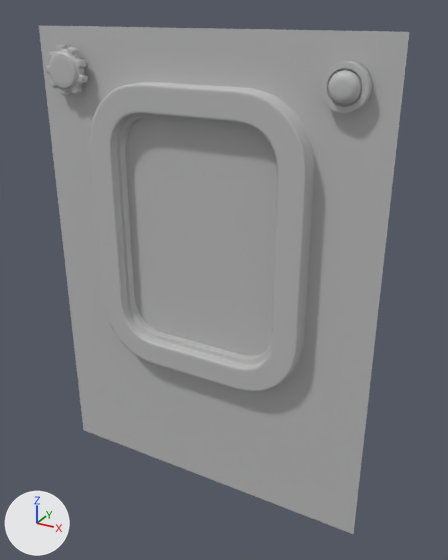
What one commit did to the FBX model Assets/eLIAHiMPORTS/HAGASHA ASSETS/Models/VehicleDoor.fbx.
One viewpoint serves both versions: a 50 mm lens placed at (1.6, -2.68, 2.71), pointed at (0.12, 0.01, 1.36). The axes (+X, +Y, +Z) are drawn at lower left. The lights are the same throughout. The first picture is the older version. Where no turn or scale is listed for an object, it has been applied to the vertices. Vertices at exactly the same position are counted once.

In view in the first picture: 'Button.001', 'ButtonLight.001', 'Gear.001', 'Glass.001', 'MetalWall.001'.
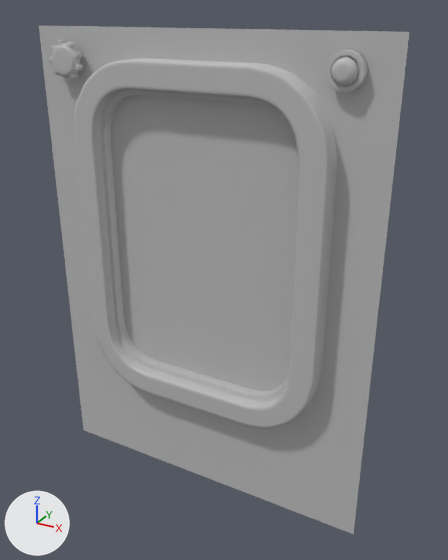
Edits to the bpy script that builds the scene:
```text
Change me_cylinder_010:
    used by ob_button_001; location = (0.0, 0.0, 0.0)
    remove me_cylinder_010.from_pydata(...)  # 288 vertices, 257 faces; spans x 0.643..0.849, y -0.092..-0.03, z 2.301..2.507
    add me_cylinder_010.from_pydata(...)  # 288 vertices, 257 faces; spans x 0.656..0.822, y -0.082..-0.031, z 2.385..2.551
    me_cylinder_010 part 2: the whole mesh is scaled about its middle by 0.807, then moved by (-0.007, 0.005, 0.064)
Change me_scene_008:
    used by ob_glass_001; location = (0.0, 0.0, 0.0)
    remove me_scene_008.from_pydata(...)  # 24 vertices, 2 faces; spans x -0.428..0.427, y -0.037, z 0.995..2.169
    add me_scene_008.from_pydata(...)  # 24 vertices, 2 faces; spans x -0.522..0.521, y -0.026, z 0.79..2.268
    me_scene_008 part 6: the loose piece of 12 vertices spanning x -0.428..0.427, y -0.037, z 1.458..2.169 is scaled about its middle by (1.22, 1.31, 1.26), then moved by (0.0, 0.011, 0.007)
    me_scene_008 part 7: the loose piece of 12 vertices spanning x -0.428..0.427, y -0.037, z 0.995..1.43 is scaled about its middle by (1.22, 1.23, 1.26), then moved by (0.0, 0.011, -0.148)
Change me_cylinder_008:
    used by ob_buttonlight_001; location = (0.0, 0.0, 0.0)
    remove me_cylinder_008.from_pydata(...)  # 192 vertices, 162 faces; spans x 0.6769..0.8149, y -0.1275..-0.0656, z 2.335..2.4731
    add me_cylinder_008.from_pydata(...)  # 192 vertices, 162 faces; spans x 0.6836..0.795, y -0.1147..-0.0647, z 2.4119..2.5233
    me_cylinder_008 part 5: the whole mesh is scaled about its middle by 0.807, then moved by (-0.0067, 0.0068, 0.0635)
Change me_gear_001:
    used by ob_gear_001; location = (0.0, 0.0, 0.0)
    remove me_gear_001.from_pydata(...)  # 1224 vertices, 1256 faces; spans x -0.894..-0.645, y -0.121..-0.006, z 2.282..2.534
    add me_gear_001.from_pydata(...)  # 1217 vertices, 1250 faces; spans x -0.869..-0.668, y -0.113..-0.021, z 2.356..2.559
    me_gear_001 part 1: 1 vertex moved within x -0.867, y -0.1, z 2.466; 1223 vertices removed from x -0.894..-0.645, y -0.121..-0.006, z 2.282..2.534; 1216 vertices added at x -0.869..-0.668, y -0.113..-0.021, z 2.356..2.559
Change me_scene_005:
    used by ob_metalwall_001; location = (0.0, 0.0, 0.0)
    remove me_scene_005.from_pydata(...)  # 888 vertices, 811 faces; spans x -0.98..0.97, y -0.13..-0.04, z 0.0..2.62
    add me_scene_005.from_pydata(...)  # 888 vertices, 811 faces; spans x -0.98..0.97, y -0.14..-0.03, z 0.0..2.62
    me_scene_005 part 3: the loose piece of 96 vertices spanning x -0.46..0.46, y -0.04, z 0.96..2.2 is scaled about its middle by (1.22, 1.24, 1.26), then moved by (0.0, 0.01, -0.05)
    me_scene_005 part 4: 780 of 888 vertices moved; they spanned x -0.62..0.61, y -0.13..-0.04, z 0.77..2.37 and now span x -0.72..0.72, y -0.14..-0.03, z 0.56..2.48; mean shift (0.0, 0.0, -0.05); largest move (-0.57, -0.04, 0.77) -> (-0.67, -0.03, 0.56)
```

What differs and where, as boxes [x1, y1, x2, y2] in the pictures (448 x 560 px; the box of a moved part takes in the faces that stretch with it):
'Glass.001', reshaped (22% wider, 24% taller): before [129, 123, 276, 350]; after [116, 102, 296, 384]
'Button.001', moved, rescaled (19% narrower, 17% shorter): before [321, 61, 373, 113]; after [326, 49, 368, 92]
'Gear.001', reshaped (19% narrower, 17% shorter): before [46, 45, 88, 96]; after [49, 39, 83, 81]
'ButtonLight.001', moved, rescaled (15% narrower, 17% shorter): before [328, 70, 361, 105]; after [331, 57, 359, 86]
part 3 of me_scene_005, moved or reshaped: before [125, 118, 277, 356]; after [111, 95, 299, 391]
part 4 of me_scene_005, moved or reshaped: [45, 40, 382, 454] in both
part 6 of me_scene_008, moved or reshaped: before [129, 123, 276, 250]; after [116, 102, 296, 263]
part 7 of me_scene_008, moved or reshaped: before [136, 254, 273, 350]; after [124, 265, 290, 384]
